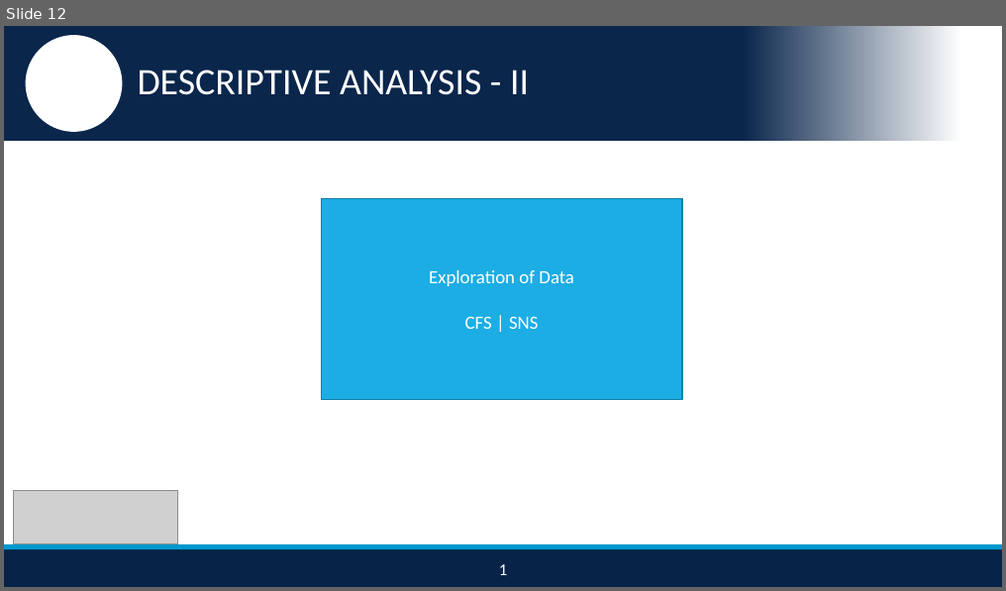
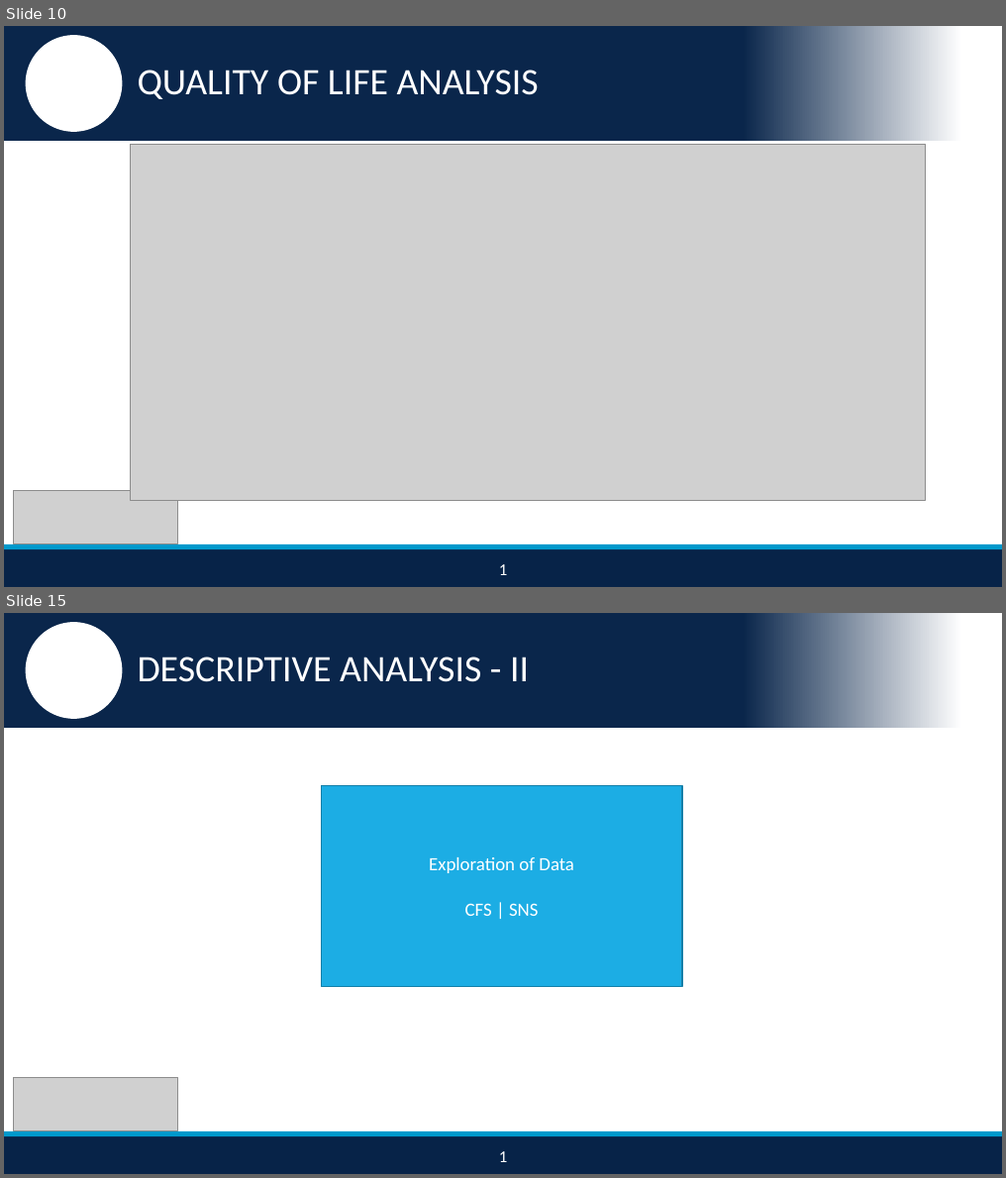
Before and after one commit to nikhilba/NOLA, a slide deck: Presentation/NOLA_Midterm_Presentation_v1.2.pptx. Shown one above the other, each under a label of ours: slide 12 before the commit, slides 10 and 15 after it; the slides between them are not shown. The pictures are 1006x591 and 1006x1178 pixels, drawn with LibreOffice and Linux fonts; fonts in the diff are those of the drawing; grey boxes stand for pictures; background and template pictures are left out. Boxes give left, top, right and bottom in pixels: in the first picture for what was removed or moved away, otherwise in the second. Text is boxed around its words. In the diff, an @@ line names an element or a change of style, - is before the commit and + after.

```diff
--- a/Presentation/NOLA_Midterm_Presentation_v1.2.pptx
+++ b/Presentation/NOLA_Midterm_Presentation_v1.2.pptx
@@ slide 10 added at (4, 26, 1002, 587), background #FFFFFF; not listed: 4 template elements that a slide beside it also shows @@
@@ text added at (138, 70, 539, 99), 36 pt, text #FFFFFF @@
+QUALITY OF LIFE ANALYSIS
@@ picture added at (130, 144, 926, 500) @@
@@ picture added at (14, 491, 178, 544) @@
@@ text added at (499, 565, 507, 575), 16 pt, text #FFFFFF @@
+1
@@ what was slide 12 is now slide 15 @@
```
Also in this commit, not shown: 11 slides changed, 3 other slides added, 1 slide removed, 4 other files.
